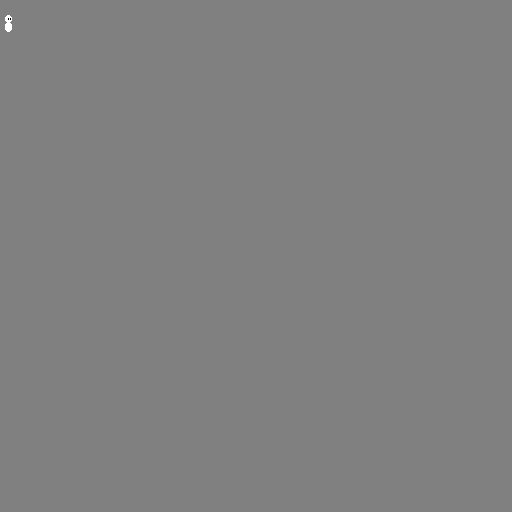
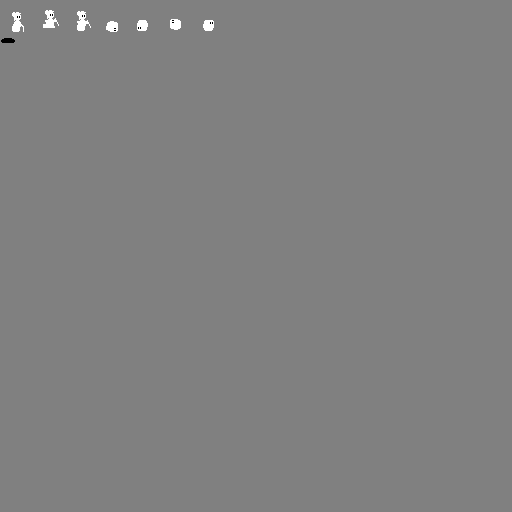
Two versions of the same layered image (w=512, h=512). Layer-by-layer changes:
renamed "Layer 1" to "tiles", painted on it over [1, 10, 214, 43]
